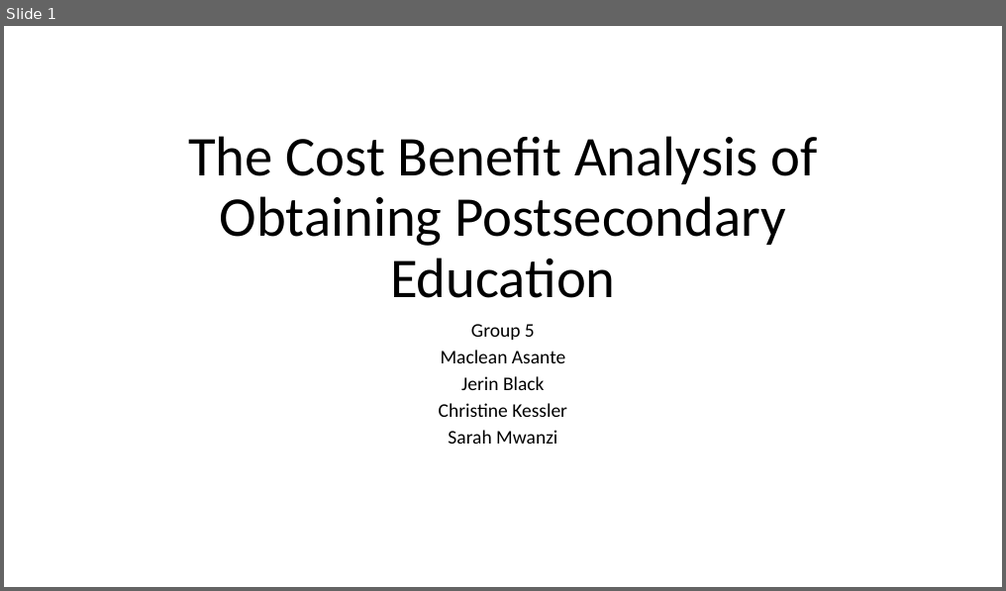
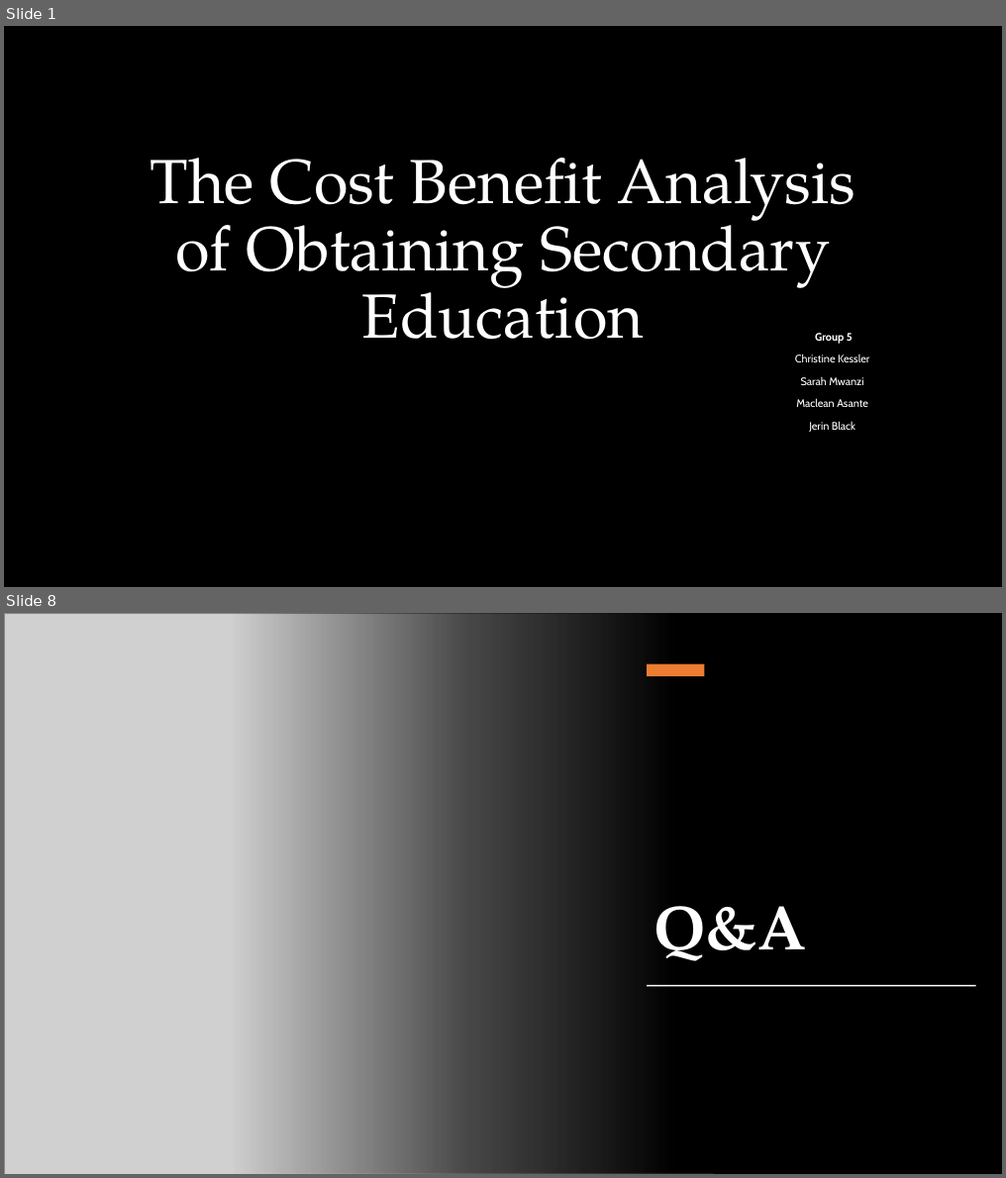
Before and after one commit to clkessler220/project-1-team-5, a slide deck: The Cost Benefit Analysis of Obtaining Postsecondary Eduction.pptx. Shown one above the other, each under a label of ours: slide 1 before the commit, slides 1 and 8 after it; the slides between them are not shown. The pictures are 1006x591 and 1006x1178 pixels, drawn with LibreOffice and Linux fonts; fonts in the diff are those of the drawing; grey boxes stand for pictures; background and template pictures are left out. Boxes give left, top, right and bottom in pixels: in the first picture for what was removed or moved away, otherwise in the second. Text is boxed around its words. In the diff, an @@ line names an element or a change of style, - is before the commit and + after.

```diff
--- a/The Cost Benefit Analysis of Obtaining Postsecondary Eduction.pptx
+++ b/The Cost Benefit Analysis of Obtaining Postsecondary Eduction.pptx
@@ slide 8 added at box(4, 613, 1002, 1174), background #000000 @@
@@ picture added at box(4, 613, 714, 1174) @@
@@ rectangle added at box(233, 613, 1002, 1174), fill gradient #000000 @@
@@ rectangle added at box(647, 664, 704, 676), fill #ED7D31 @@
@@ title added at box(653, 906, 806, 961), 60 pt, text #FFFFFF, bold @@
+Q&A
@@ rectangle added at box(648, 985, 976, 986), fill #FFFFFF @@
@@ slide 1 changed as well @@
@@ background #FFFFFF to picture (left out) @@
@@ title at box(151, 158, 856, 340): text changed; size 54 to 60 pt; font Calibri to TeX Gyre Pagella; text colour #000000 to #FFFFFF @@
-The Cost Benefit Analysis of Obtaining Postsecondary Education
+The Cost Benefit Analysis of Obtaining Secondary Education
@@ subtitle "Group 5": place and size @@
-subtitle "Group 5" at box(439, 324, 567, 444)
+subtitle "Group 5" at box(795, 333, 869, 432)
@@ subtitle at box(796, 333, 868, 432): size 18.6 to 10.5 pt, font Calibri to Cabin, text colour #000000 to #FFFFFF in "Group 5", "Maclean Asante", "Jerin Black"; bold on in "Group 5"; line spacing 0.7 to 0.9 @@
@@ subtitle at box(795, 354, 869, 385): paragraphs added @@
+Christine Kessler
+Sarah Mwanzi
@@ subtitle at box(439, 403, 567, 444): paragraphs removed @@
-Christine Kessler
-Sarah Mwanzi
```
Also in this commit, not shown: 2 other slides changed, 5 other slides added, 5 slides removed.
